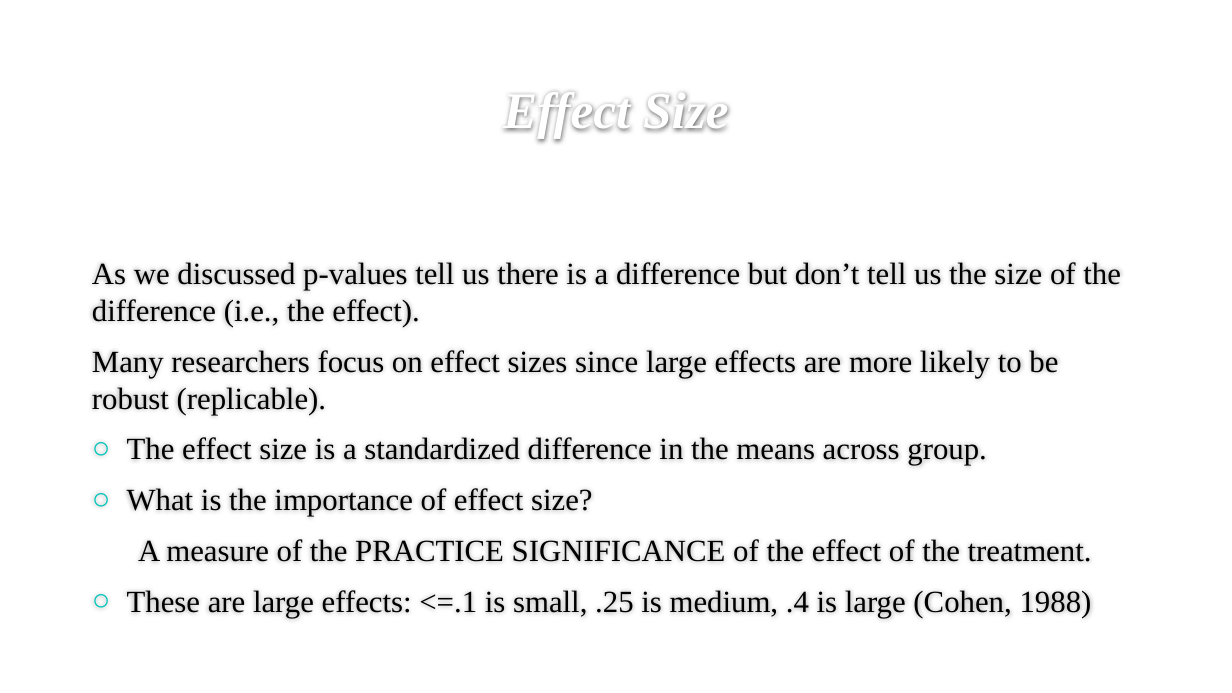
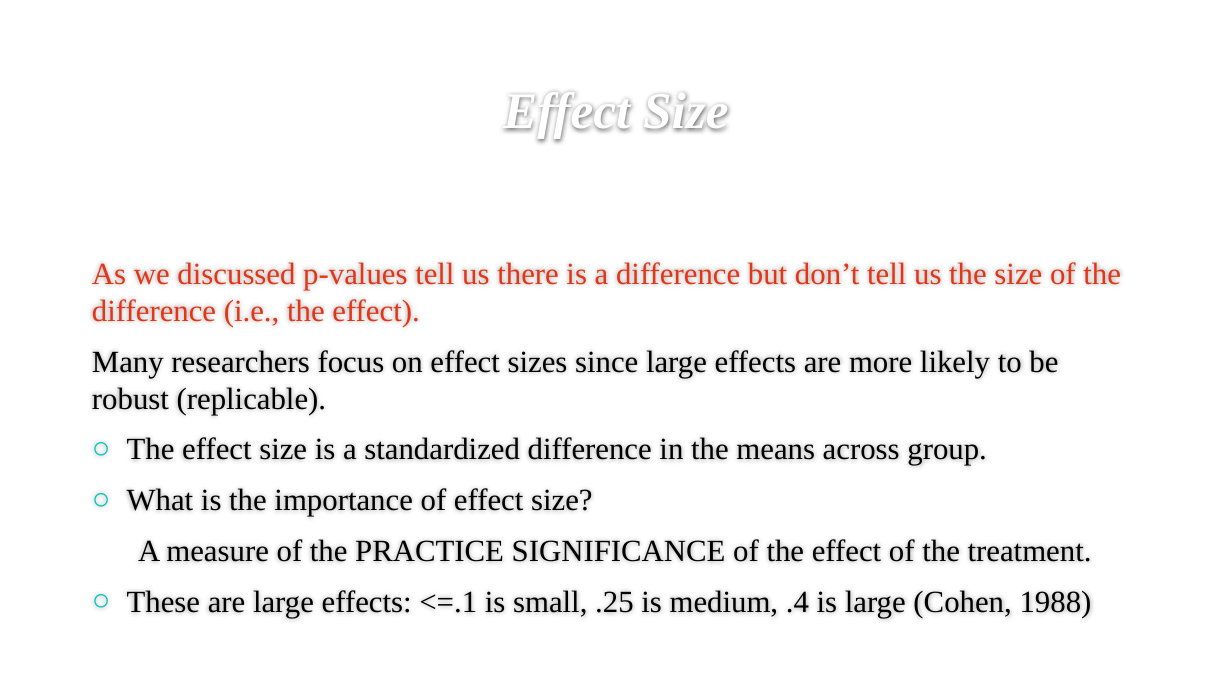
Before and after one commit to melhzy/data_analytics, a slide deck: slide 23 of Week2_ANOVA/Analysis of Variance.pptx. Drawn at 1232x693 pixels with LibreOffice and Linux fonts; fonts in the diff are those of the drawing; background and template pictures are left out. Boxes give left, top, right and bottom in pixels: in the first picture for what was removed or moved away, otherwise in the second. Text is boxed around its words. In the diff, an @@ line names an element or a change of style, - is before the commit and + after.

```diff
--- a/Week2_ANOVA/Analysis of Variance.pptx
+++ b/Week2_ANOVA/Analysis of Variance.pptx
@@ text at [92,262,1121,327]: text colour #000000 to #E43617 in "As we discussed p-values tell us there ..." @@
```
Also in this commit, not shown: 8 other slides changed, 3 other files.
